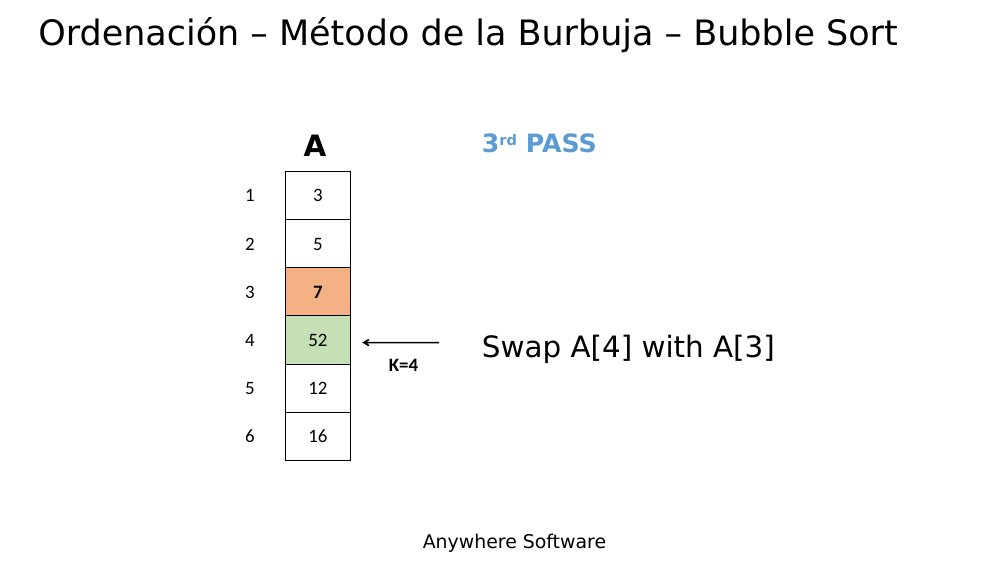
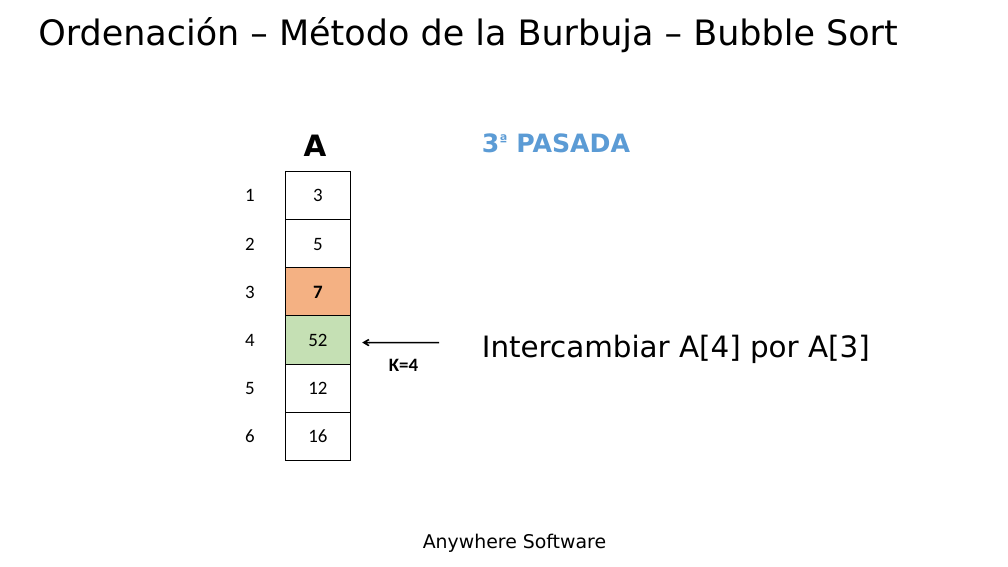
Before and after one commit to Lamashino/Teaching-B4J, a slide deck: slide 39 of Tema 14 - Matrices - Arrays/Tema 14 - Matrices - Arrays.pptx. Drawn at 1008x567 pixels with LibreOffice and Linux fonts; fonts in the diff are those of the drawing; background and template pictures are left out. Boxes give left, top, right and bottom in pixels: in the first picture for what was removed or moved away, otherwise in the second. Text is boxed around its words. In the diff, an @@ line names an element or a change of style, - is before the commit and + after.

```diff
--- a/Tema 14 - Matrices - Arrays/Tema 14 - Matrices - Arrays.pptx
+++ b/Tema 14 - Matrices - Arrays/Tema 14 - Matrices - Arrays.pptx
@@ text at bbox=[516, 133, 630, 153]: text changed @@
-3rd PASS
+3ª PASADA
@@ text at bbox=[482, 334, 870, 363]: text changed @@
-Swap A[4] with A[3]
+Intercambiar A[4] por A[3]
```
Also in this commit, not shown: 22 other slides changed.
